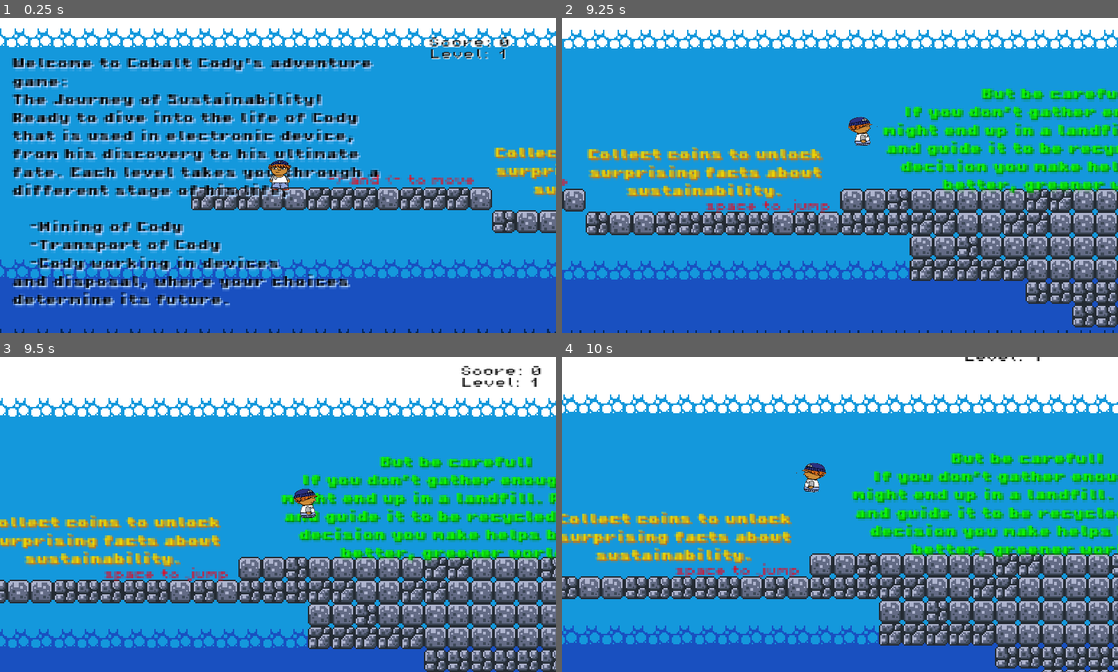
Above: before the commit, frames 1-4 (two rows, left to right).
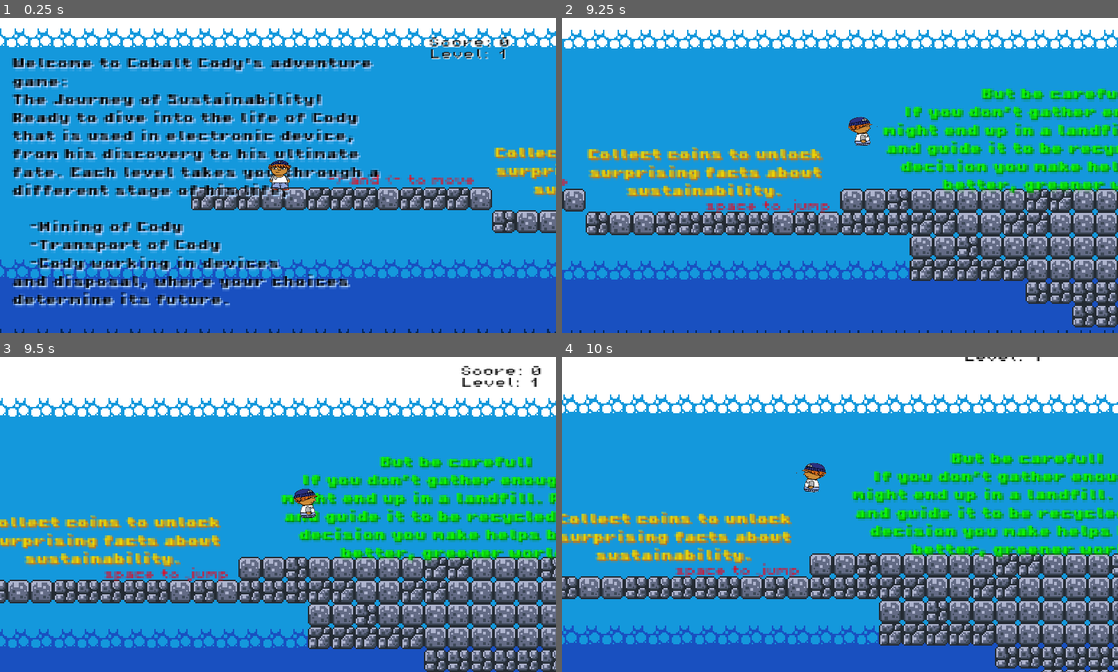
Above: after the commit, the same moments.

Repository: Malaikah020/FYP_game
Game: Godot game, scene res://scenes/level_1.tscn
Same seed, same stepped clock (60 frames per second), same inputs: the game is played once before the commit and once after it.
Inputs:
- Up to frame 1 (0.25 s): no input
- Up to frame 2 (9.25 s): hold Right (move_right) 0.53-2.03 s; tap Up (jump) at 0.77, 1.52, 3.02, 3.77, 4.52, 6.02, 6.77, 7.52, 9.02 s; hold A (move_left) 2.03-2.78 s; hold Right (move_right) 2.78-4.28 s; hold A (move_left) 4.28-5.03 s; hold Right (move_right) 5.03-5.78 s; hold A (move_left) 5.78-7.28 s; hold Right (move_right) from 7.28 s (still down)
- Up to frame 3 (9.5 s): keep holding Right (move_right)
- Up to frame 4 (10 s): release Right (move_right) at 9.53 s; hold A (move_left) from 9.53 s (still down); tap Up (jump) at 9.77 s

Frames 1-3 are identical in both runs. In frame 4, 0.7% of the frame differs, in the area x 1-100%, y 11-100%.

Commit message:
elements banners

Diff:
--- a/susgame/scenes/Slime.tscn
+++ b/susgame/scenes/Slime.tscn
@@ -66,6 +66,8 @@
 sprite_frames = SubResource("SpriteFrames_nnhlv")
 animation = &"idle"
 autoplay = "idle"
+frame = 5
+frame_progress = 1.0
 flip_h = true
 
 [node name="Killzone" parent="." instance=ExtResource("2_k6tgl")]
--- a/susgame/scenes/copper.tscn
+++ b/susgame/scenes/copper.tscn
@@ -1,20 +1,25 @@
-[gd_scene load_steps=3 format=3 uid="uid://b7uk18oajheh0"]
+[gd_scene load_steps=4 format=3 uid="uid://b7uk18oajheh0"]
 
+[ext_resource type="Script" path="res://scripts/character.gd" id="1_bfjeo"]
 [ext_resource type="Texture2D" uid="uid://t4yawmyh33qn" path="res://assets/sprites/sr2017afa840baws3.webp" id="1_ki4xh"]
 
 [sub_resource type="RectangleShape2D" id="RectangleShape2D_l0f12"]
 size = Vector2(634.146, 590.909)
 
-[node name="copper" type="Node2D"]
+[node name="copper" type="Area2D"]
+texture_filter = 1
+collision_mask = 2
+script = ExtResource("1_bfjeo")
 
-[node name="StaticBody2D" type="StaticBody2D" parent="."]
-
-[node name="CollisionShape2D" type="CollisionShape2D" parent="StaticBody2D"]
+[node name="CollisionShape2D" type="CollisionShape2D" parent="."]
 position = Vector2(1.43051e-06, 2)
 scale = Vector2(0.123, 0.105833)
 shape = SubResource("RectangleShape2D_l0f12")
 
-[node name="Sprite2D" type="Sprite2D" parent="StaticBody2D"]
+[node name="Sprite2D" type="Sprite2D" parent="."]
+texture_filter = 1
 position = Vector2(-9.53674e-07, 0)
 scale = Vector2(0.0516667, 0.0533333)
 texture = ExtResource("1_ki4xh")
+
+[connection signal="body_entered" from="." to="." method="_on_body_entered"]
--- a/susgame/scenes/indium.tscn
+++ b/susgame/scenes/indium.tscn
@@ -1,19 +1,24 @@
-[gd_scene load_steps=3 format=3 uid="uid://c1netys1hqb00"]
+[gd_scene load_steps=4 format=3 uid="uid://c1netys1hqb00"]
 
+[ext_resource type="Script" path="res://scripts/character.gd" id="1_x05bo"]
 [ext_resource type="Texture2D" uid="uid://b6tn3qcxfxsfk" path="res://assets/sprites/Untitled design (9).png" id="1_yexqa"]
 
 [sub_resource type="RectangleShape2D" id="RectangleShape2D_nengb"]
 size = Vector2(159, 95)
 
-[node name="indium" type="Node2D"]
+[node name="indium" type="Area2D"]
+texture_filter = 1
+collision_mask = 2
+script = ExtResource("1_x05bo")
 
-[node name="StaticBody2D" type="StaticBody2D" parent="."]
-
-[node name="Sprite2D" type="Sprite2D" parent="StaticBody2D"]
+[node name="Sprite2D" type="Sprite2D" parent="."]
 position = Vector2(-34, 4)
 scale = Vector2(0.70469, 0.59881)
 texture = ExtResource("1_yexqa")
 
-[node name="CollisionShape2D" type="CollisionShape2D" parent="StaticBody2D"]
+[node name="CollisionShape2D" type="CollisionShape2D" parent="."]
+texture_filter = 1
 position = Vector2(-5.5, 1.5)
 shape = SubResource("RectangleShape2D_nengb")
+
+[connection signal="body_entered" from="." to="." method="_on_body_entered"]
--- a/susgame/scenes/lithium.tscn
+++ b/susgame/scenes/lithium.tscn
@@ -1,19 +1,24 @@
-[gd_scene load_steps=3 format=3 uid="uid://lyhc4chr0kby"]
+[gd_scene load_steps=4 format=3 uid="uid://lyhc4chr0kby"]
 
 [ext_resource type="Texture2D" uid="uid://rub8d0brfpd0" path="res://assets/shopassets/Untitled design (5).png" id="1_acefd"]
+[ext_resource type="Script" path="res://scripts/character.gd" id="1_kcrd4"]
 
 [sub_resource type="CircleShape2D" id="CircleShape2D_5crc5"]
-radius = 96.0469
+radius = 106.118
 
-[node name="lithium" type="Node2D"]
+[node name="lithium" type="Area2D"]
+texture_filter = 1
+collision_mask = 2
+script = ExtResource("1_kcrd4")
 
-[node name="StaticBody2D" type="StaticBody2D" parent="."]
-
-[node name="Sprite2D" type="Sprite2D" parent="StaticBody2D"]
+[node name="Sprite2D" type="Sprite2D" parent="."]
 position = Vector2(11, -4)
 scale = Vector2(1.10938, 1.10625)
 texture = ExtResource("1_acefd")
 
-[node name="CollisionShape2D" type="CollisionShape2D" parent="StaticBody2D"]
-position = Vector2(-13, -10)
+[node name="CollisionShape2D" type="CollisionShape2D" parent="."]
+texture_filter = 1
+position = Vector2(7, -6)
 shape = SubResource("CircleShape2D_5crc5")
+
+[connection signal="body_entered" from="." to="." method="_on_body_entered"]
--- a/susgame/scenes/mercury.tscn
+++ b/susgame/scenes/mercury.tscn
@@ -1,19 +1,24 @@
-[gd_scene load_steps=3 format=3 uid="uid://csp2i8vmsg7el"]
+[gd_scene load_steps=4 format=3 uid="uid://csp2i8vmsg7el"]
 
 [ext_resource type="Texture2D" uid="uid://cm0dtnjavrk6m" path="res://assets/sprites/7d7af6c7-2eb3-4877-a56a-da110afe42c1.png" id="1_m3dyp"]
+[ext_resource type="Script" path="res://scripts/character.gd" id="1_md6sv"]
 
 [sub_resource type="CircleShape2D" id="CircleShape2D_gqkwu"]
 radius = 48.0416
 
-[node name="mercury" type="Node2D"]
+[node name="mercury" type="Area2D"]
+texture_filter = 1
+collision_mask = 2
+script = ExtResource("1_md6sv")
 
-[node name="StaticBody2D" type="StaticBody2D" parent="."]
+[node name="CollisionShape2D" type="CollisionShape2D" parent="."]
+position = Vector2(0, -1)
+shape = SubResource("CircleShape2D_gqkwu")
 
-[node name="Sprite2D" type="Sprite2D" parent="StaticBody2D"]
+[node name="Sprite2D" type="Sprite2D" parent="."]
+texture_filter = 1
 position = Vector2(-1, -12)
 scale = Vector2(0.269022, 0.263907)
 texture = ExtResource("1_m3dyp")
 
-[node name="CollisionShape2D" type="CollisionShape2D" parent="StaticBody2D"]
-position = Vector2(0, -1)
-shape = SubResource("CircleShape2D_gqkwu")
+[connection signal="body_entered" from="." to="." method="_on_body_entered"]
--- a/susgame/scenes/silicon.tscn
+++ b/susgame/scenes/silicon.tscn
@@ -1,19 +1,24 @@
-[gd_scene load_steps=3 format=3 uid="uid://dergteeb28j4a"]
+[gd_scene load_steps=4 format=3 uid="uid://dergteeb28j4a"]
 
 [ext_resource type="Texture2D" uid="uid://drfhhka11ww4w" path="res://assets/sprites/silocon.png" id="1_yb1kp"]
+[ext_resource type="Script" path="res://scripts/character.gd" id="2_cieo3"]
 
 [sub_resource type="CircleShape2D" id="CircleShape2D_gqkwu"]
 radius = 100.13
 
-[node name="silicon" type="Node2D"]
+[node name="silicon" type="Area2D"]
+texture_filter = 1
+collision_mask = 2
+script = ExtResource("2_cieo3")
 
-[node name="StaticBody2D" type="StaticBody2D" parent="."]
-
-[node name="Sprite2D" type="Sprite2D" parent="StaticBody2D"]
+[node name="Sprite2D" type="Sprite2D" parent="."]
 position = Vector2(-1, -12)
 scale = Vector2(0.269022, 0.263907)
 texture = ExtResource("1_yb1kp")
 
-[node name="CollisionShape2D" type="CollisionShape2D" parent="StaticBody2D"]
+[node name="CollisionShape2D" type="CollisionShape2D" parent="."]
+texture_filter = 1
 position = Vector2(0, -1)
 shape = SubResource("CircleShape2D_gqkwu")
+
+[connection signal="body_entered" from="." to="." method="_on_body_entered"]
--- /dev/null
+++ b/susgame/scripts/character.gd
@@ -0,0 +1,6 @@
+extends Area2D
+
+func _on_body_entered(body):
+
+	GameManager.show_character()
+	queue_free()  # Destroy coin
--- a/susgame/scripts/game_manager.gd
+++ b/susgame/scripts/game_manager.gd
@@ -5,6 +5,7 @@
 var current_level: int = 1
 var max_levels: int = 5 # Total number of levels
 var fact_index: int = 0  # To track which fact is being shown
+var character_index: int = 0
 
 # Level scene paths (Ensure these are correct)
 var levels := [
@@ -19,6 +20,7 @@
 # Dictionaries to store scores and facts
 var level_scores = {}
 var level_facts = {}
+var level_character = {}
 
 @onready var fact_back: Sprite2D = $"../Player/FactBack"
 @onready var fact_label: RichTextLabel = $"../Player/fact_label"
@@ -105,6 +107,12 @@
 	level_facts[4] = lv4_facts
 	level_facts[5] = lv5_facts
 
+	level_character[1] = ["You found LITHIUM! An element used to make rechargeable batteries."]
+	level_character[2] = ["You found COPPER! An element used for power transmission in electronic devices"]
+	level_character[3] = ["You found INDIUM! An element used to build electrical circuits"]
+	level_character[4] = ["You found SILICON! An element used in electrical circuits, as well as to make external features on devices"]
+	level_character[5] = ["You found MERCURY! An element used in electronic screens"]
+
 	# Debugging: Check if ScoreLabel exists
 	if score_label == null:
 		print("ScoreLabel not found! Ensure it's in the correct path.")
@@ -137,6 +145,29 @@
 		level_label.text = "Level: " + str(current_level)
 	else:
 		print("Error: LevelLabel is null!")
+
+
+# Show the character for the current level
+func show_character():
+	var character = level_character.get(current_level, [])
+	if character.size() == 0:
+		print("No character available for this level.")
+		return
+
+	if character_index >= character.size():
+		character_index = 0
+
+	print("Displaying fact:", character[character_index])
+
+	if fact_label != null and fact_back != null:
+		fact_label.text = character[character_index]
+		fact_label.visible = true
+		fact_back.visible = true
+
+		fact_timer.start(10)
+		character_index += 1
+	else:
+		print("Error: fact_label or fact_back is null!")
 
 # Show the next fact for the current level
 func show_next_fact():
Not shown, changed: susgame/scenes/level_2.tscn
